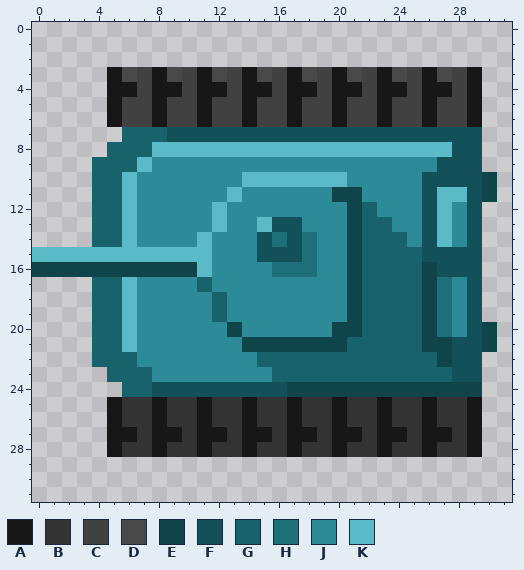
File history of a pixel-art sprite, public/sprites/Tank_Left.png. The picture above is the old version.
The file is 32x32 pixels. Colours within 5 levels of each other are drawn and written as one.
Palette (. is transparent): A #171717  B #333333  C #414141  D #494949  E #0f444b  F #125159  G #18626b  H #1d7079  J #2c8b97  K #5abbc7
Pixels before, first column x 0:
 3 .....ADCADCADCADCADCADCADCADCA.
 4 .....AACAACAACAACAACAACAACAACA.
 5 .....ACCACCACCACCACCACCACCACCA.
 6 .....ACCACCACCACCACCACCACCACCA.
 7 ......GGGFFFFFFFFFFFFFFFFFFFFF.
 8 .....GGGKKKKKKKKKKKKKKKKKKKKFF.
 9 ....GGGKJJJJJJJJJJJJJJJJJJJFFF.
10 ....GGKJJJJJJJKKKKKKKJJJJJFFFFE
11 ....GGKJJJJJJKJJJJJJEEJJJJFKKFE
12 ....GGKJJJJJKJJJJJJJJEGJJJFKJF.
13 ....GGKJJJJJKJJKFFJJJEGGJJFKJF.
14 ....GGKJJJJKJJJFHFHJJEGGGJFKJF.
15 KKKKKKKKKKKKJJJFFFHJJEGGGGFFFF.
16 EEEEEEEEEEEKJJJJHHHJJEGGGGEFFF.
17 ....GGKJJJJGJJJJJJJJJEGGGGEHJF.
18 ....GGKJJJJJGJJJJJJJJEGGGGEHJF.
19 ....GGKJJJJJGJJJJJJJJEGGGGEHJF.
20 ....GGKJJJJJJEJJJJJJEEGGGGEHJFE
21 ....GGKJJJJJJJEEEEEEEGGGGGEEFFE
22 ....GGGJJJJJJJJGGGGGGGGGGGGEFF.
23 .....GGGJJJJJJJJGGGGGGGGGGGGFF.
24 ......GGFFFFFFFFFEEEEEEEEEEEEE.
25 .....ABBABBABBABBABBABBABBABBA.
26 .....ABBABBABBABBABBABBABBABBA.
27 .....AABAABAABAABAABAABAABAABA.
28 .....ABBABBABBABBABBABBABBABBA.
The result:
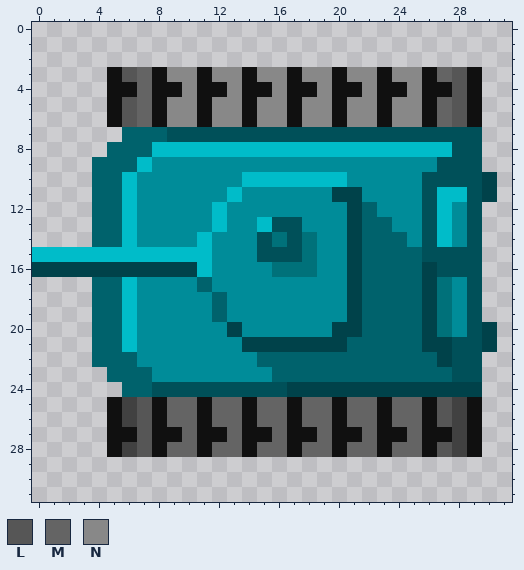
Colours new in this view: L #565656  M #646464  N #888888
The edit:
colour A: #171717 -> #101010
colour E: #0f444b -> #00424a
colour F: #125159 -> #005059
colour G: #18626b -> #00626c
colour H: #1d7079 -> #00717a
colour J: #2c8b97 -> #008c99
colour K: #5abbc7 -> #00bcc9
Changed rows in their new state; - is a pixel that keeps its letter.
first column x 6:
 3 LM-NN-NN-NN-NN-NN-NN-ML
 4 -M--N--N--N--N--N--N--L
 5 LM-NN-NN-NN-NN-NN-NN-ML
 6 LM-NN-NN-NN-NN-NN-NN-ML
first column x 6:
25 CL-MM-MM-MM-MM-MM-MM-LC
26 CL-MM-MM-MM-MM-MM-MM-LC
27 -L--M--M--M--M--M--M--C
28 CL-MM-MM-MM-MM-MM-MM-LC
Pixel boxes of the changes (left, top, right, bottom) in both pictures:
changed: (32, 67, 497, 457)
